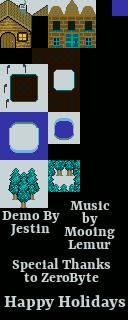
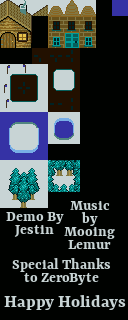
Two versions of the same layered image (128x320). Layer-by-layer changes:
painted on "Demo By ..." over [2, 211, 64, 237]
